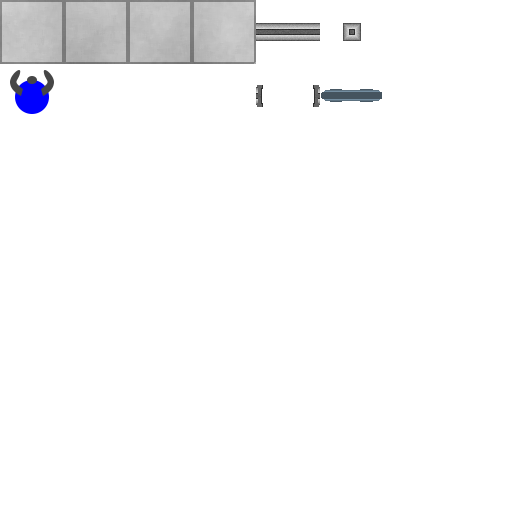
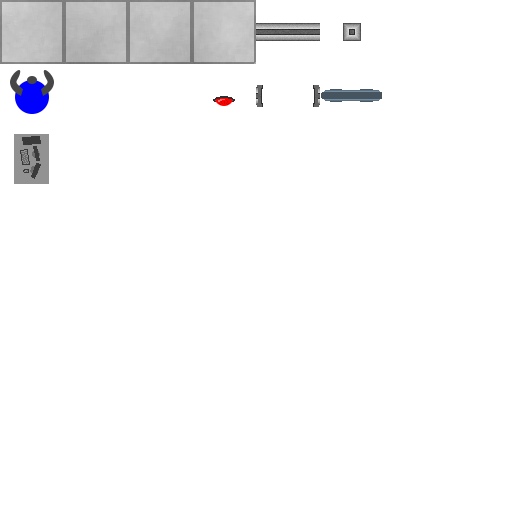
Layer changes from the first 512x512 image to the second:
renamed "Shape 1 copy" to "Layer 2", painted on it over [14, 96, 235, 184]
